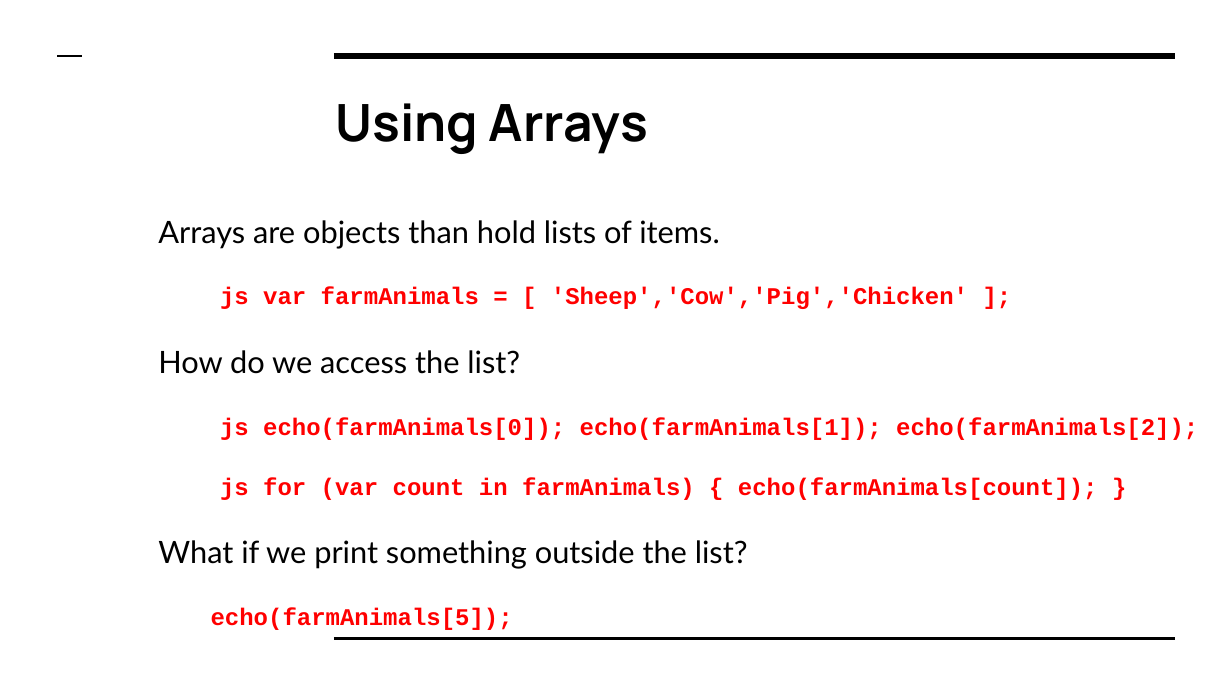
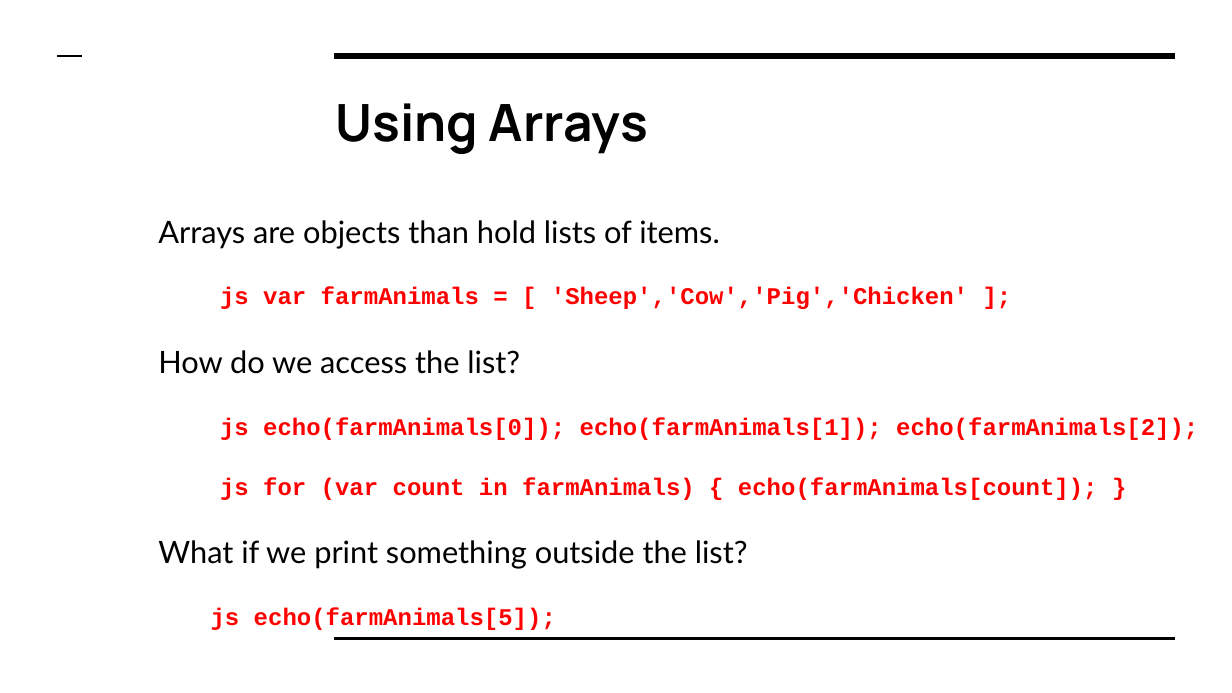
Before and after one commit to LetsCodeBlacksburg/ScriptCraft, a slide deck: slide 41 of slides/ScriptCraft- Day 01 (Getting Started).pptx. Drawn at 1232x693 pixels with LibreOffice and Linux fonts; fonts in the diff are those of the drawing; background and template pictures are left out. Boxes give left, top, right and bottom in pixels: in the first picture for what was removed or moved away, otherwise in the second. Text is boxed around its words. In the diff, an @@ line names an element or a change of style, - is before the commit and + after.

```diff
--- a/slides/ScriptCraft- Day 01 (Getting Started).pptx
+++ b/slides/ScriptCraft- Day 01 (Getting Started).pptx
@@ text at (211,608,556,630): text changed @@
-echo(farmAnimals[5]);
+js echo(farmAnimals[5]);
```
Also in this commit, not shown: 2 other slides changed, 4 other files.
